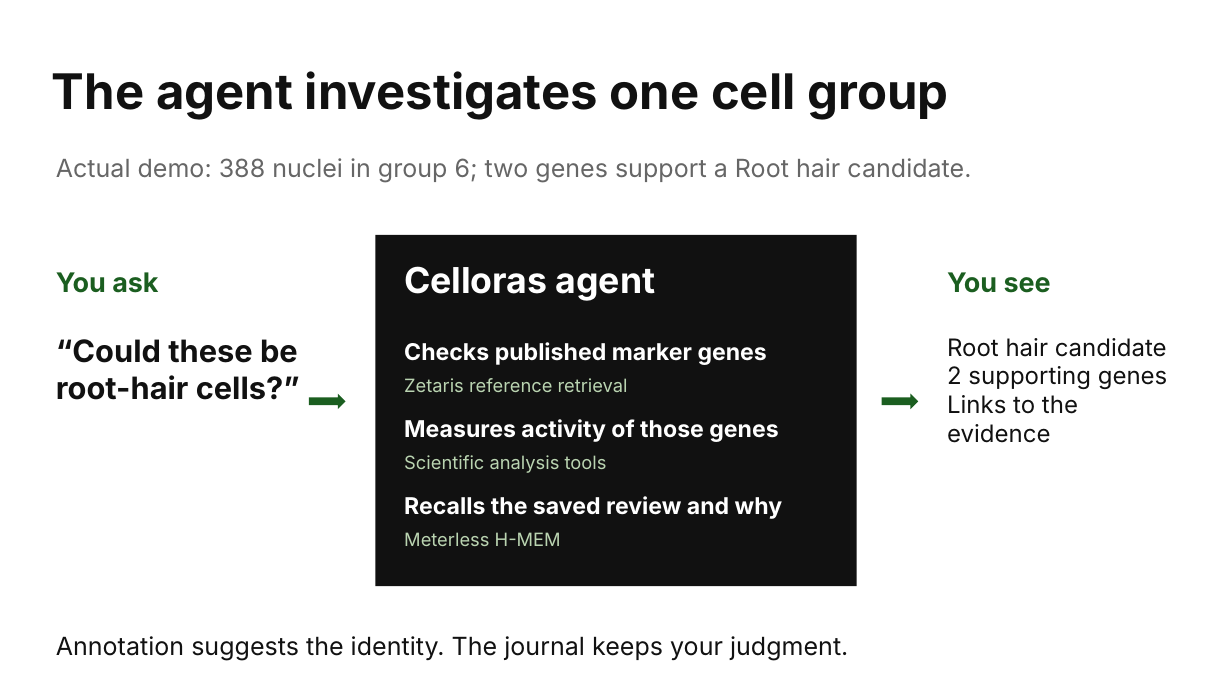
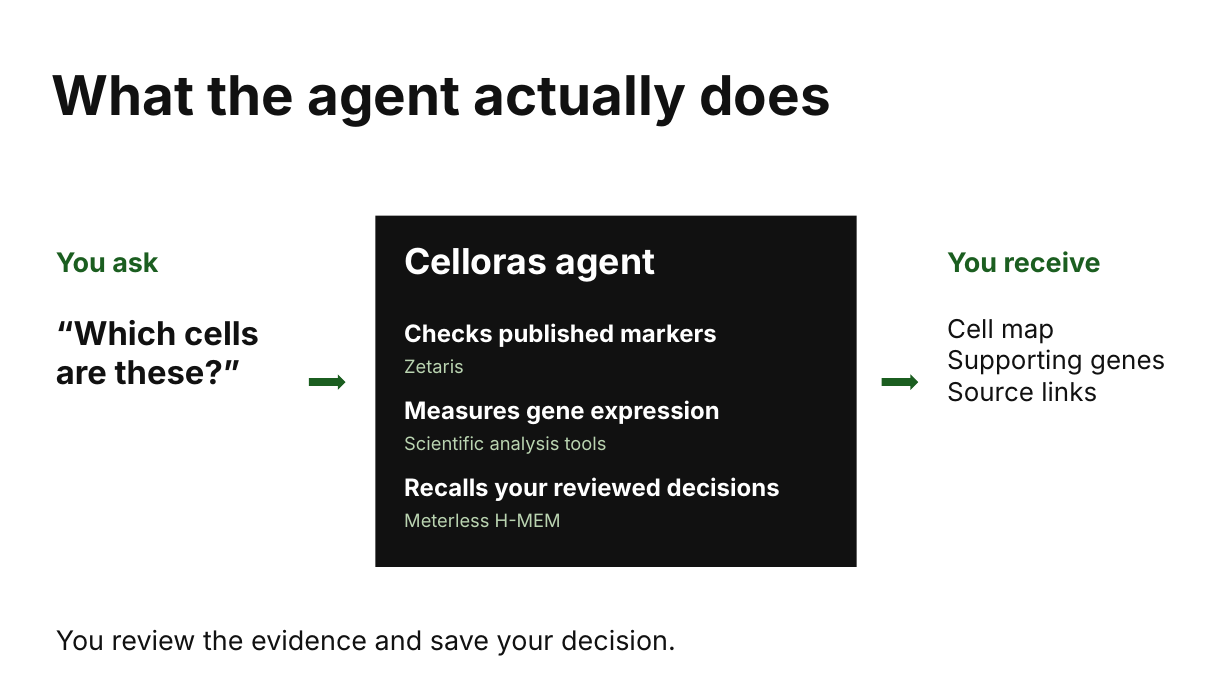
Before and after one commit to mpckkk/2026_GenAI, a slide deck: slide 3 of docs/pitchdeck/Celloras-Pitch-Deck.pptx. Drawn at 1232x693 pixels with LibreOffice and Linux fonts; fonts in the diff are those of the drawing. Boxes give left, top, right and bottom in pixels: in the first picture for what was removed or moved away, otherwise in the second. Text is boxed around its words. In the diff, an @@ line names an element or a change of style, - is before the commit and + after.

```diff
--- a/docs/pitchdeck/Celloras-Pitch-Deck.pptx
+++ b/docs/pitchdeck/Celloras-Pitch-Deck.pptx
@@ text at bbox=[52, 75, 830, 126]: text changed; size 38.2 to 42.8 pt @@
-The agent investigates one cell group
+What the agent actually does
@@ text removed at bbox=[56, 158, 971, 182] @@
-Actual demo: 388 nuclei in group 6; two genes support a Root hair candidate.
@@ text at bbox=[947, 251, 1101, 273]: text changed @@
-You see
+You receive
@@ text added at bbox=[56, 320, 259, 385], 25.5 pt, text #111111, bold @@
+“Which cells
+are these?”
@@ text at bbox=[404, 323, 717, 347]: text changed; size 18 to 18.8 pt @@
-Checks published marker genes
+Checks published markers
@@ text at bbox=[947, 319, 1165, 402]: text changed; size 18.8 to 20.2 pt @@
-Root hair candidate
-2 supporting genes
-Links to the evidence
+Cell map
+Supporting genes
+Source links
@@ text removed at bbox=[56, 339, 300, 400] @@
-“Could these be
-root-hair cells?”
@@ text at bbox=[404, 359, 464, 373]: text changed @@
-Zetaris reference retrieval
+Zetaris
@@ 4 texts, 2 right arrows, 1 rectangle: place and size @@
-4 texts, 2 right arrows, 1 rectangle at bbox=[56, 235, 919, 586]
+4 texts, 2 right arrows, 1 rectangle at bbox=[56, 215, 919, 567]
@@ text at bbox=[404, 400, 719, 424]: text changed; size 18 to 18.8 pt @@
-Measures activity of those genes
+Measures gene expression
@@ text added at bbox=[404, 477, 780, 501], 18.8 pt, text #FFFFFF, bold @@
+Recalls your reviewed decisions
@@ text removed at bbox=[404, 496, 783, 519] @@
-Recalls the saved review and why
@@ text at bbox=[56, 630, 676, 656]: text changed; size 19.5 to 21 pt @@
-Annotation suggests the identity. The journal keeps your judgment.
+You review the evidence and save your decision.
```
Also in this commit, not shown: 1 other slide changed, 2 slides added, 2 slides removed, 5 other files.
